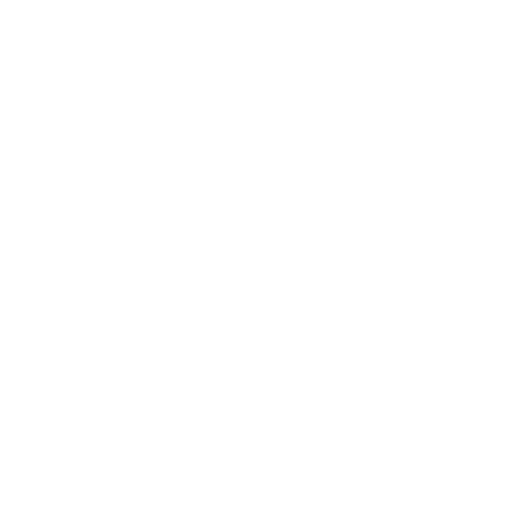
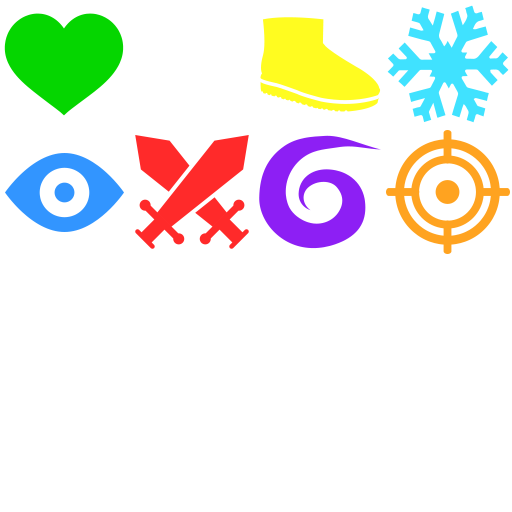
Revision of a layered 512 x 512 image; what changed, layer by layer:
hid "icon_game_9" over [left=4, top=13, right=124, bottom=116]
hid "icon_activity_21" over [left=260, top=17, right=381, bottom=112]
hid "icon_weather_23" over [left=387, top=5, right=509, bottom=123]
hid "icon_game_163" over [left=135, top=135, right=249, bottom=249]
hid "icon_game_87" over [left=259, top=135, right=381, bottom=249]
added layer "Combat_Icons" above "레이어 0" over [left=4, top=5, right=510, bottom=254]
